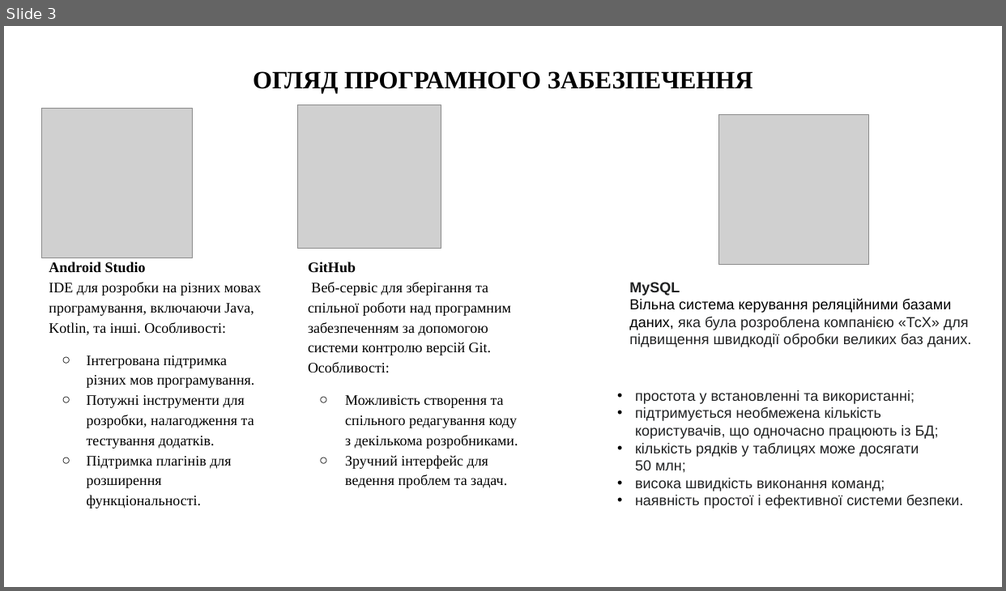
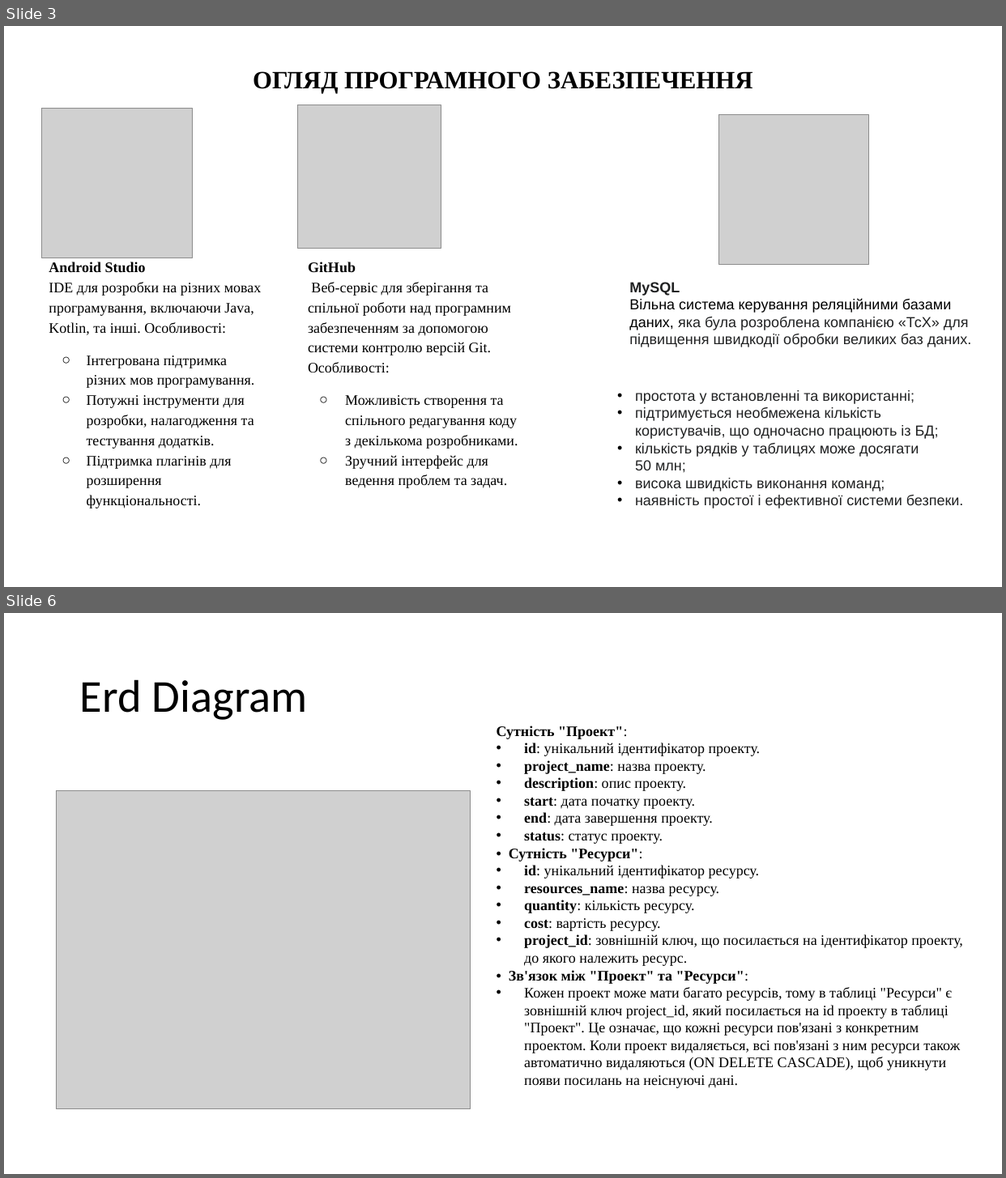
Before and after one commit to Vladichekok/kursach, a slide deck: курсач.pptx. Shown one above the other, each under a label of ours: slide 3 before the commit, slides 3 and 6 after it; the slides between them are not shown. The pictures are 1006x591 and 1006x1178 pixels, drawn with LibreOffice and Linux fonts; fonts in the diff are those of the drawing; grey boxes stand for pictures. Boxes give left, top, right and bottom in pixels: in the first picture for what was removed or moved away, otherwise in the second. Text is boxed around its words. In the diff, an @@ line names an element or a change of style, - is before the commit and + after.

```diff
--- a/курсач.pptx
+++ b/курсач.pptx
@@ slide 6 added at box(4, 613, 1002, 1174), background #FFFFFF @@
@@ title added at box(80, 679, 308, 720), 44 pt, text #000000 @@
+Erd Diagram
@@ text added at box(496, 726, 963, 1088), 14 pt, text #000000 @@
+Сутність "Проект":
+• id: унікальний ідентифікатор проекту.
+• project_name: назва проекту.
+• description: опис проекту.
+• start: дата початку проекту.
+• end: дата завершення проекту.
+• status: статус проекту.
+• Сутність "Ресурси":
+• id: унікальний ідентифікатор ресурсу.
+• resources_name: назва ресурсу.
+• quantity: кількість ресурсу.
+• cost: вартість ресурсу.
+• project_id: зовнішній ключ, що посилається на ідентифікатор проекту, до якого належить ресурс.
+• Зв'язок між "Проект" та "Ресурси":
+• Кожен проект може мати багато ресурсів, тому в таблиці "Ресурси" є зовнішній ключ project_id, який посилається на id проекту в таблиці "Проект". Це означає, що кожні ресурси пов'язані з конкретним проектом. Коли проект видаляється, всі пов'язані з ним ресурси також автоматично видаляються (ON DELETE CASCADE), щоб уникнути появи посилань на неіснуючі дані.
@@ picture added at box(57, 791, 471, 1110) @@
```
Also in this commit, not shown: 1 slide changed, 4 other slides added.
